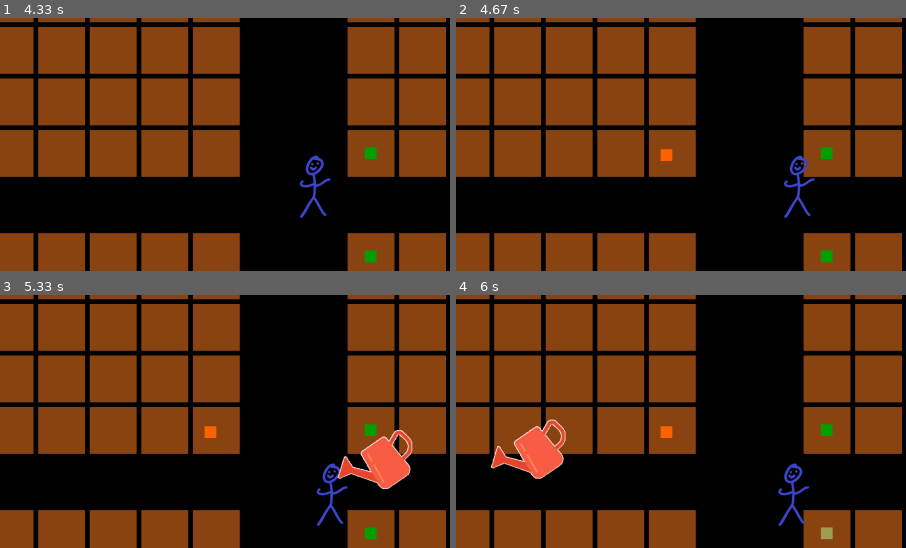
Above: before the commit, frames 1-4 (two rows, left to right).
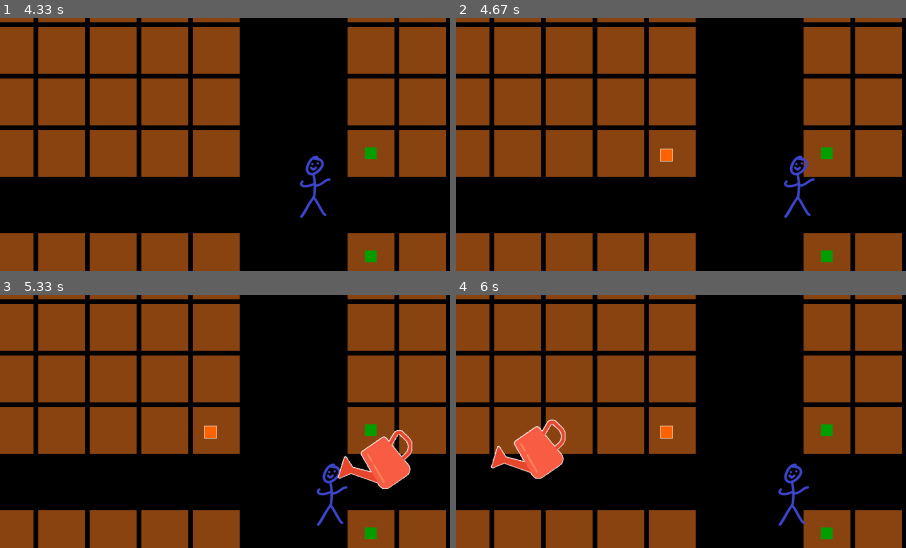
Above: after the commit, the same moments.

Repository: randaz99/PyGame-Farming-Simulator
Game: pygame game, started from Main.py
Same seed, same stepped clock (60 frames per second), same inputs: the game is played once before the commit and once after it.
Inputs (mouse positions are % of the whole screen's width and height, from its top left):
- Up to frame 1 (4.33 s): tap Enter at 0.33 s; press the mouse at (19, 74) at 0.7 s; move the mouse to (42, 44) at 0.8 s; release the mouse at (65, 15) at 0.93 s; hold Right 1-1.47 s; click (87, 85) at 1.08 s; hold Up 1.5-1.8 s; click (52, 16) at 1.58 s; hold Right 1.83-2.3 s; click (45, 76) at 1.92 s; hold Left 2.33-2.87 s; click (47, 33) at 2.42 s; hold Down 2.9-3.2 s; click (36, 29) at 2.98 s; hold Left 3.23-3.63 s; click (76, 41) at 3.32 s; hold Up 3.67-4.03 s; click (81, 48) at 3.75 s; hold Right from 4.07 s (still down); click (71, 32) at 4.15 s
- Up to frame 2 (4.67 s): keep holding Right
- Up to frame 3 (5.33 s): release Right at 4.7 s; hold Down 4.73-5.1 s; click (21, 31) at 4.82 s; hold Left from 5.13 s (still down); click (54, 46) at 5.22 s
- Up to frame 4 (6 s): release Left at 5.6 s; hold Right from 5.63 s (still down); click (21, 44) at 5.72 s
The pictures show only the part of the screen within x 17-67%, y 13-63%; the shares and areas given below are measured in that part.

Frame 1 is identical in both runs. In frame 2, less than 0.1% of the frame differs, in the area x 45-49%, y 51-57%; in frame 3, less than 0.1%; in frame 4, 0.2%, in the area x 45-84%, y 51-97%.

Commit message:
mouse now has two modes, pickups have a background

Diff:
--- a/Game.py
+++ b/Game.py
@@ -4,9 +4,9 @@
 from Player import Player
 from Wall import Wall
 from Pickup import Pickup
-from Entity import Entity
 from Plot import Plot
 from Text import Text
+from Mouse import Mouse
 
 class Game:
 
@@ -47,12 +47,7 @@
         self.stage = 0
         self.player = Player(img=pygame.image.load("data/images/player.png"), pos=(self.screen.width // 2 - 50,self.screen.height // 2 - 50), colorKey=(0,0,0))
 
-        self.wateringSoundEffect = pygame.mixer.Sound("data/sounds/watering-with-a-watering-can-39121_hYEqqE5m.mp3")
-        self.mouseOrigionalImg = pygame.image.load("data/images/WateringCan.PNG")
-        self.mousePressedImg = self.mouseOrigionalImg.copy()
-        self.mousePressedImg.fill((50,50,255), special_flags=pygame.BLEND_RGB_MULT)
-        self.mousePressedImg.set_colorkey((50,50,255))
-        self.mouse = Entity(img=self.mouseOrigionalImg, pos=(50,50), colorKey=(255,255,255))
+        self.mouse = Mouse(img=pygame.image.load("data/images/WateringCan.PNG"), pos=(50,50), colorKey=(255,255,255))
 
         self.wallColor = (255,255,0)
         self.wall0 = Wall(img=pygame.Surface((1920, 20)), pos=(0,0), color=self.wallColor)
@@ -98,24 +93,27 @@
                     pygame.quit()
                     sys.exit()
                 self.player.getInput(event)
+                self.mouse.getInput(event)
 
             # player movement
             self.player.move(self.wallRects)
 
             # mouse movement
-            cursorPos = pygame.mouse.get_pos()
-            adjustedPos = (cursorPos[0], cursorPos[1] - 70)
-            self.mouse.pos = adjustedPos
-            self.mouse.collisionRect = pygame.Rect(adjustedPos[0], adjustedPos[1], self.mouse.width, self.mouse.height)
+            self.mouse.move()
             if pygame.mouse.get_pressed(num_buttons=3)[0] == True:
-                self.mouse.img = self.mousePressedImg
-                if not playing:
-                    self.wateringSoundEffect.play(loops=-1)
-                    playing = True
+                match self.mouse.mode:
+                    case 0:
+                        self.mouse.pressedWatering()
+                    case 1:
+                        # print("in cleanse mode")
+                        self.mouse.pressedCleanse()
             else:
-                self.mouse.img = self.mouseOrigionalImg
-                self.wateringSoundEffect.stop()
-                playing = False
+                match self.mouse.mode:
+                    case 0:
+                        self.mouse.unpressedWatering()
+                    case 1:
+                        # print("in cleanse mode")
+                        self.mouse.unpressedCleanse()
 
             # random spawns for boosts! (Pickups)
             if random.random() < 0.1 / 60:
@@ -141,10 +139,15 @@
             for plot in self.plots:
                 if self.player.collisionRect.colliderect(plot.collisionRect):
                     self.score += plot.interact()
-                if plot.collisionRect.colliderect(self.mouse.collisionRect) and pygame.mouse.get_pressed(num_buttons=3)[0] == True:
-                    plot.water()
-                # random spawns for boosts! (Pickups)
-                if random.random() < 0.1 / 60:
+                match self.mouse.mode:
+                    case 0:
+                        if plot.collisionRect.colliderect(self.mouse.collisionRect) and pygame.mouse.get_pressed(num_buttons=3)[0] == True:
+                            plot.water()
+                    case 1:
+                        if plot.collisionRect.colliderect(self.mouse.collisionRect) and pygame.mouse.get_pressed(num_buttons=3)[0] == True:
+                            plot.cleanse()
+                # random spawns for blight :(
+                if random.random() < 0.01 / 60:
                     plot.blightCrop()
                 plot.slowGrow()
 
@@ -177,6 +180,7 @@
         # drawing all pickups
         for pickup in self.pickups:
             if pickup.color is not None:
+                pygame.draw.rect(self.screen, pickup.highlightColor, pickup.highlightRect)
                 pygame.draw.rect(self.screen, pickup.color, pickup.collisionRect)
             else:
                 self.screen.blit(pickup.img, pickup.pos)
--- /dev/null
+++ b/Mouse.py
@@ -0,0 +1,58 @@
+import pygame
+from Entity import Entity
+
+class Mouse(Entity):
+
+    def __init__(self, img=pygame.Surface((25, 25)), pos=(60, 60), color=None, colorKey=None, type='speed'):
+        # Call the superclass constructor to initialize common attributes
+        super().__init__(img=img, pos=pos, color=color, colorKey=colorKey)
+
+        self.originalImg = img
+        self.pressedWateringImg = self.originalImg.copy()
+        self.pressedWateringImg.fill((50, 50, 255), special_flags=pygame.BLEND_RGB_MULT)
+        self.pressedWateringImg.set_colorkey((50, 50, 255))
+        self.wateringSoundEffect = pygame.mixer.Sound("data/sounds/watering-with-a-watering-can-39121_hYEqqE5m.mp3")
+        self.playing = False
+
+        self.mode = 0
+
+        self.originalCleanseImg = pygame.image.load("data/images/pesticide.PNG")
+        self.originalCleanseImg.set_colorkey((255, 255, 255))
+        self.originalCleanseImg = pygame.transform.scale(self.originalCleanseImg,(self.originalImg.width, self.originalImg.width))
+        self.originalCleanseImg = pygame.transform.flip(self.originalCleanseImg, True, False)
+        self.pressedCleanseImg = self.originalCleanseImg.copy()
+        self.pressedCleanseImg.fill((100, 222, 100), special_flags=pygame.BLEND_RGB_MULT)
+        self.pressedCleanseImg.set_colorkey((100, 222, 100))
+
+    def pressedWatering(self):
+        self.img = self.pressedWateringImg
+        if not self.playing:
+            self.wateringSoundEffect.play(loops=-1)
+            self.playing = True
+
+    def unpressedWatering(self):
+        self.img = self.originalImg
+        self.wateringSoundEffect.stop()
+        self.playing = False
+
+    def move(self):
+        cursorPos = pygame.mouse.get_pos()
+        adjustedPos = (cursorPos[0], cursorPos[1] - 70)
+        self.pos = adjustedPos
+        self.collisionRect = pygame.Rect(adjustedPos[0], adjustedPos[1], self.width, self.height)
+
+    def pressedCleanse(self):
+        self.img = self.pressedCleanseImg
+
+    def unpressedCleanse(self):
+        self.img = self.originalCleanseImg
+
+    def getInput(self, event):
+        #print("getting input")
+        if event.type == pygame.MOUSEBUTTONDOWN:
+            if event.button == 4 :
+                # print("Scroll wheel scrolled up")
+                self.mode = (self.mode + 1) % 2
+            elif event.button == 5:
+                # print("Scroll wheel scrolled down")
+                self.mode = (self.mode - 1) % 2
--- a/Pickup.py
+++ b/Pickup.py
@@ -9,6 +9,9 @@
         self.type = type
         self.useNoise = pygame.mixer.Sound("data/sounds/coin-collect-retro-8-bit-sound-effect-145251.mp3")
         self.useNoise.set_volume(0.5)
+        self.highlightRect = pygame.Rect(pos[0]-1, pos[1]-1, self.width+2, self.height+2)
+        self.highlightColor = (255,255,255)
+
         match type:
             case 'speed':
                 self.color= (255, 100, 0)
--- a/Plot.py
+++ b/Plot.py
@@ -91,16 +91,16 @@
         if not self.isBlight:
             self.water(speed=random.uniform(self.slowGrowSpeed-self.slowGrowSpeed, self.slowGrowSpeed+self.slowGrowSpeed), isSelf=True)
         else:
-            self.water(speed=random.uniform(-5*(self.slowGrowSpeed-self.slowGrowSpeed), -5*(self.slowGrowSpeed+self.slowGrowSpeed)), isSelf=True)
-            print(f"Stage: {self.plantStage}")
-            print(self.stageTimeRemaining)
+            self.water(speed=random.uniform(-3*(self.slowGrowSpeed-self.slowGrowSpeed), -3*(self.slowGrowSpeed+self.slowGrowSpeed)), isSelf=True)
+            #print(f"Stage: {self.plantStage}")
+            #print(self.stageTimeRemaining)
             if self.stageTimeRemaining > self.stageTime:
                 self.plantStage -= 1
                 self.stageTimeRemaining = 0
-                print("shrinking")
+                #print("shrinking")
                 if self.plantStage < 0:
                     self.resetPlot()
-                    print("dying")
+                    #print("dying")
 
 
     def checkPlantStage(self):
@@ -121,4 +121,7 @@
         if self.plantStage > -1:
             self.plant.color = self.blightColor
             self.isBlight = True
-            print("BLIGHT!")
+            # print("BLIGHT!")
+
+    def cleanse(self):
+        self.isBlight = False
Binary file added: data/images/pesticide.PNG
